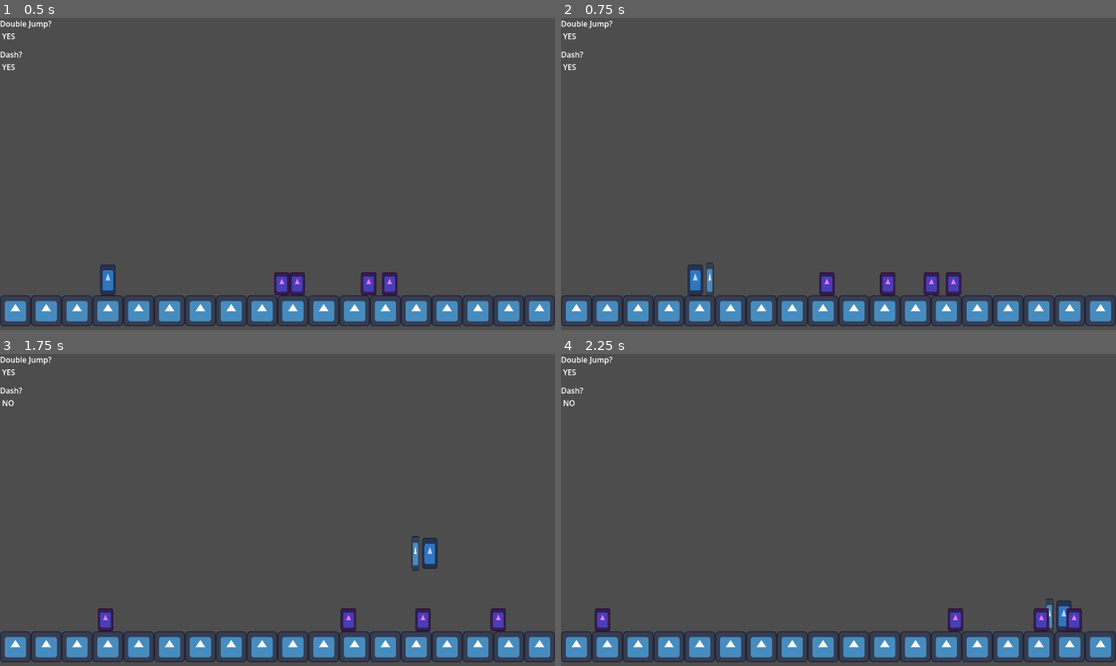
Above: before the commit, frames 1-4 (two rows, left to right).
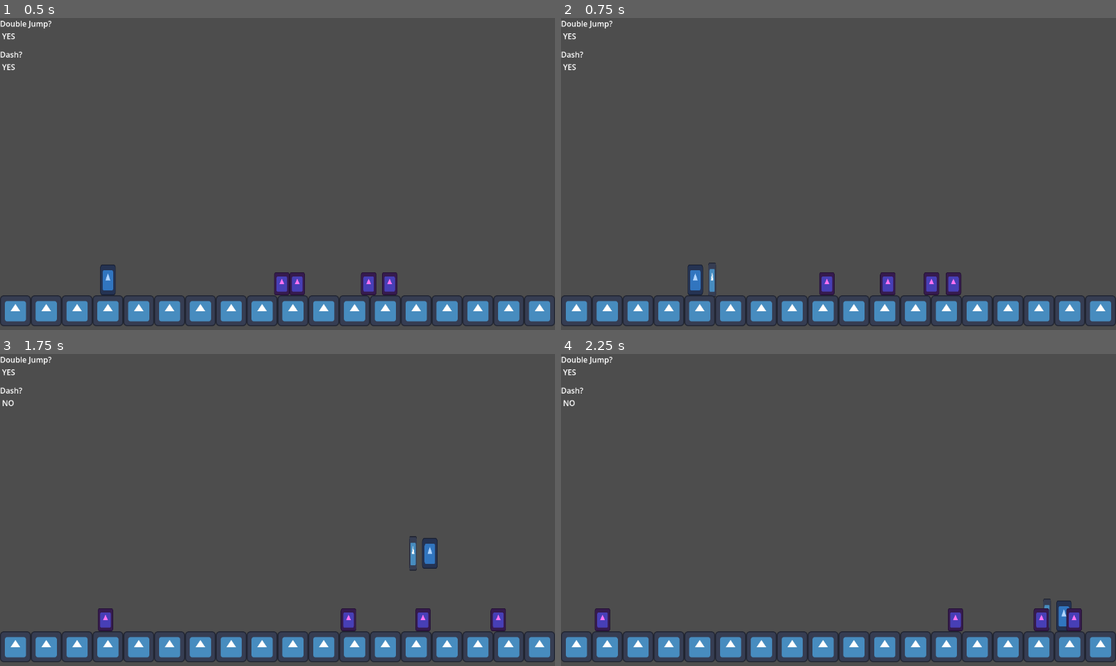
Above: after the commit, the same moments.

Repository: HeroHunterIguess/untitled-wip-game
Game: Godot game, scene res://scenes/worlds/test_scene.tscn
Same seed, same stepped clock (60 frames per second), same inputs: the game is played once before the commit and once after it. The engine's default icon, where the game draws it, is replaced by a stand-in: a white triangle on a blue panel in a dark square.
Inputs (mouse positions are in pixels of both pictures, inside the frame that each line leads up to):
- Up to frame 1 (0.5 s): no input
- Up to frame 2 (0.75 s): move the mouse to (960, 158) at 0.52 s; hold D (right) from 0.53 s (still down); click (960, 158) at 0.6 s
- Up to frame 3 (1.75 s): keep holding D (right); tap Space (double jump) at 0.77, 1.52 s; move the mouse to (166, 525) at 1.27 s; tap Shift (dash) at 1.35 s; click (166, 525) at 1.55 s
- Up to frame 4 (2.25 s): move the mouse to (894, 441) at 2.02 s; release D (right) at 2.03 s; hold A (left) from 2.03 s (still down); click (894, 441) at 2.1 s

Frame 1 is identical in both runs. In frame 2, less than 0.1% of the frame differs, in the area x 26-28%, y 78-90%; in frame 3, 0.1%, in the area x 73-76%, y 58-70%; in frame 4, less than 0.1%.

Commit message:
fix damage for basic melee attack

Diff:
--- a/scenes/attacks/basic_melee.tscn
+++ b/scenes/attacks/basic_melee.tscn
@@ -4,7 +4,7 @@
 [ext_resource type="Texture2D" uid="uid://bvhe2m66j7025" path="res://icon.svg" id="1_vdjwq"]
 
 [sub_resource type="RectangleShape2D" id="RectangleShape2D_tpomu"]
-size = Vector2(24, 72)
+size = Vector2(28, 72)
 
 [node name="basic_melee" type="Area2D" unique_id=2095313411]
 script = ExtResource("1_tpomu")
--- a/scripts/game/basic_enemy.gd
+++ b/scripts/game/basic_enemy.gd
@@ -27,3 +27,7 @@
 
 	# update position based on velocity
 	move_and_slide()
+
+func _process(_delta):
+	if (health < 0):
+		queue_free()
--- a/scripts/game/basic_melee.gd
+++ b/scripts/game/basic_melee.gd
@@ -1,6 +1,6 @@
 extends Area2D
 
-var damage = 20
+var damage = 50
 
 func _on_area_entered(area: Area2D) -> void:
 	area.get_parent().take_damage(damage)
--- a/scripts/game/player.gd
+++ b/scripts/game/player.gd
@@ -99,9 +99,9 @@
 
 		# spawn on correct side of player
 		if get_local_mouse_position().x > 0:
-			melee_attack.global_position = Vector2(self.global_position.x + 30, self.global_position.y)
+			melee_attack.global_position = Vector2(self.global_position.x + 35, self.global_position.y)
 		elif get_local_mouse_position().x < 0:
-			melee_attack.global_position = Vector2(self.global_position.x - 30, self.global_position.y)
+			melee_attack.global_position = Vector2(self.global_position.x - 35, self.global_position.y)
 
 		await get_tree().create_timer(0.25).timeout
 		is_attacking = false
